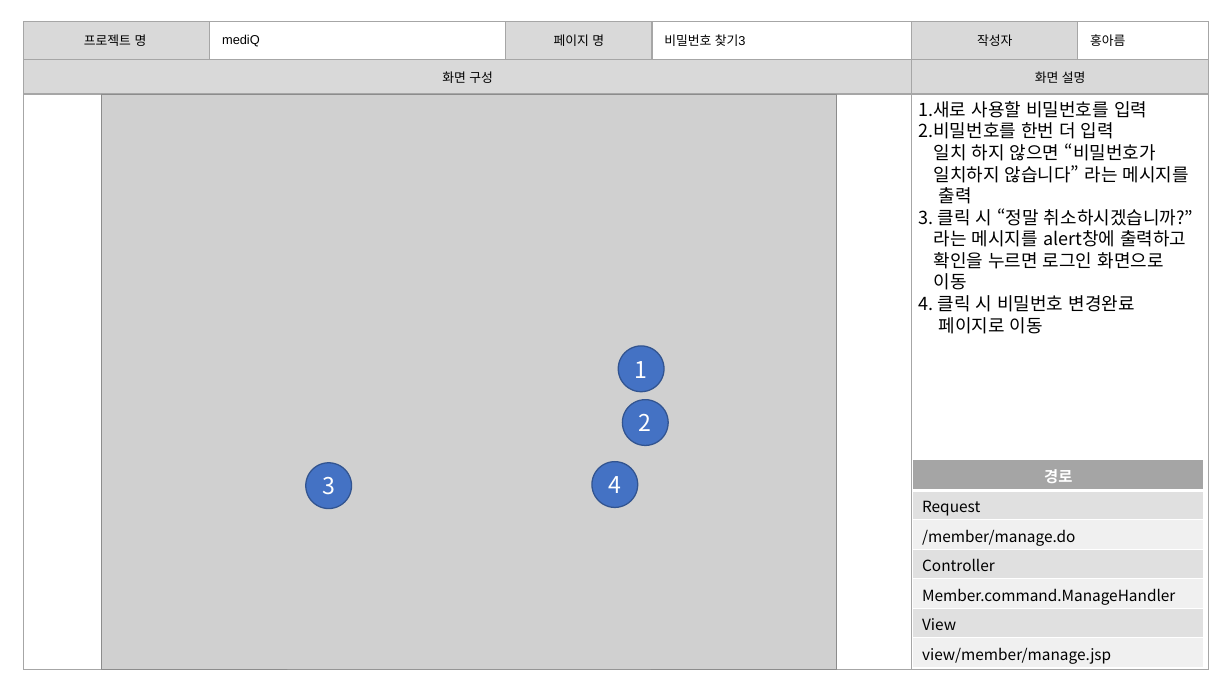
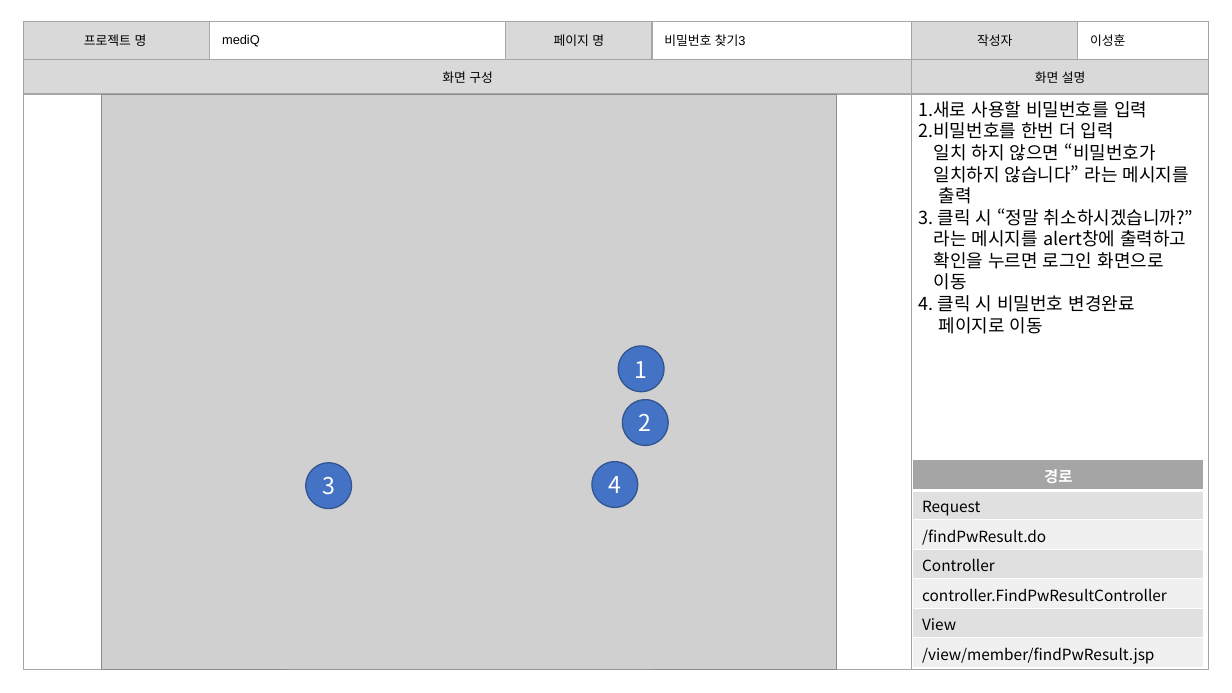
Before and after one commit to burnyst/mediQ, a slide deck: slide 9 of doc/0빅데이터분석프로젝트(공용)/[06] 스토리보드.pptx (slide 16 before the commit). Drawn at 1232x693 pixels with LibreOffice and Linux fonts; fonts in the diff are those of the drawing; grey boxes stand for pictures. Boxes give left, top, right and bottom in pixels: in the first picture for what was removed or moved away, otherwise in the second. Text is boxed around its words. In the diff, an @@ line names an element or a change of style, - is before the commit and + after.

```diff
--- a/doc/0빅데이터분석프로젝트(공용)/[06] 스토리보드.pptx
+++ b/doc/0빅데이터분석프로젝트(공용)/[06] 스토리보드.pptx
@@ table at (24,21,1209,87) @@
-row 1, column 6: 홍아름
+row 1, column 6: 이성훈
@@ table at (913,460,1204,668) @@
-row 3, column 1: /member/manage.do
+row 3, column 1: /findPwResult.do
-row 5, column 1: Member.command.ManageHandler
+row 5, column 1: controller.FindPwResultController
-row 7, column 1: view/member/manage.jsp
+row 7, column 1: /view/member/findPwResult.jsp
```
Also in this commit, not shown: 37 other slides changed, 3 slides removed, 3 other files.
